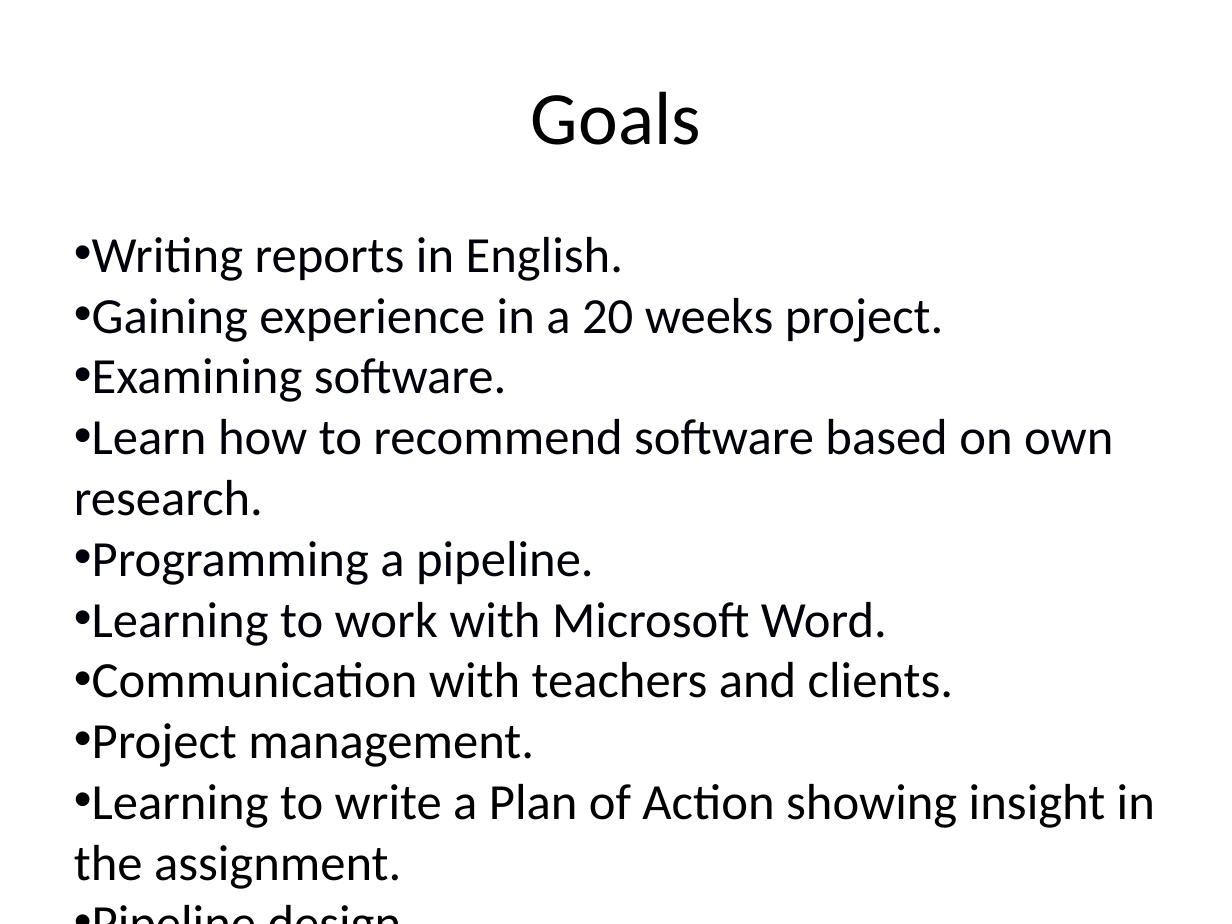
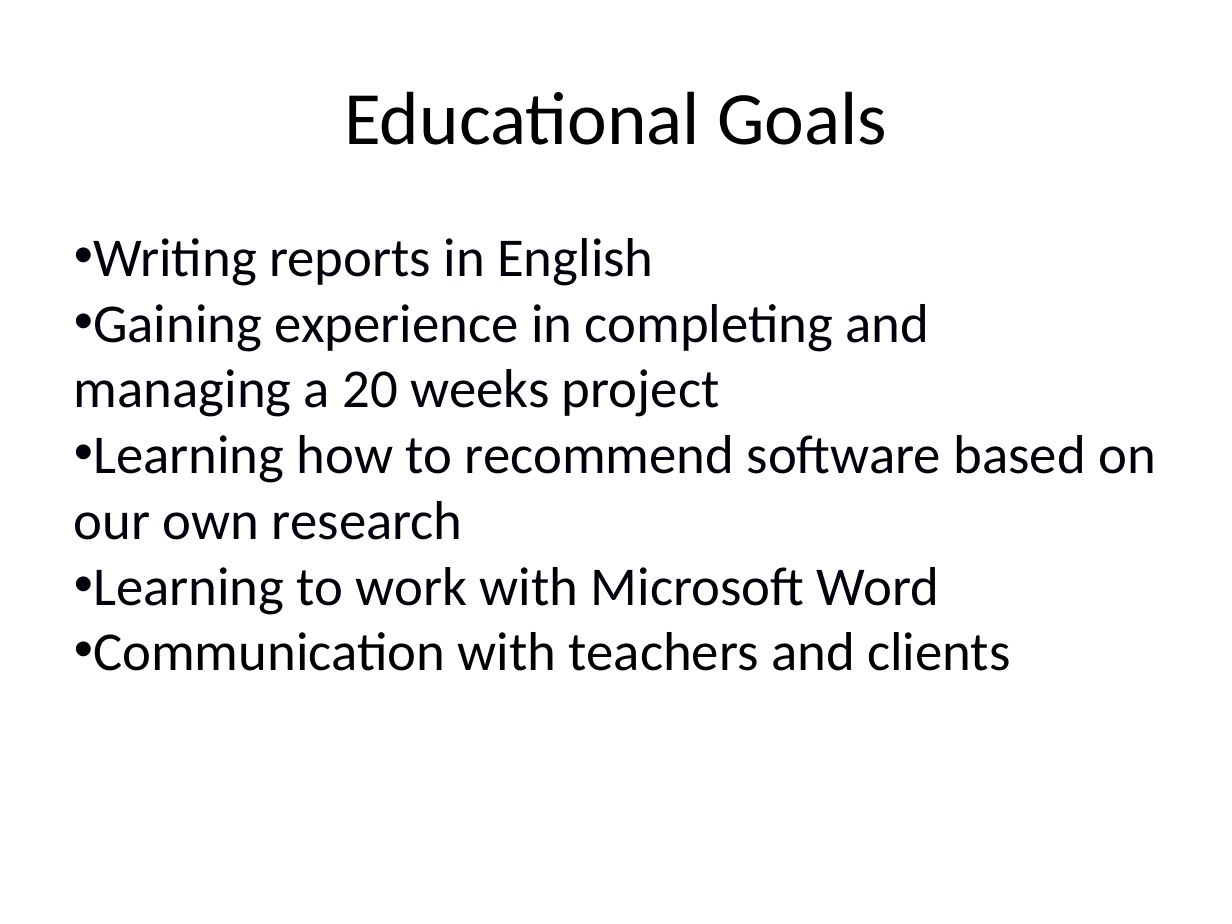
Before and after one commit to naturalis/HTS-barcode-checker, a slide deck: slide 5 of doc/presentationV4.pptx. Drawn at 1232x924 pixels with LibreOffice and Linux fonts; fonts in the diff are those of the drawing. Boxes give left, top, right and bottom in pixels: in the first picture for what was removed or moved away, otherwise in the second. Text is boxed around its words. In the diff, an @@ line names an element or a change of style, - is before the commit and + after.

```diff
--- a/doc/presentationV4.pptx
+++ b/doc/presentationV4.pptx
@@ title at [344,91,887,145]: text changed @@
-Goals
+Educational Goals
@@ text at [74,238,1156,671]: text changed; size 29.6 to 32 pt @@
-• Writing reports in English.
-• Gaining experience in a 20 weeks project.
-• Examining software.
-• Learn how to recommend software based on own research.
-• Programming a pipeline.
-• Learning to work with Microsoft Word.
-• Communication with teachers and clients.
-• Project management.
-• Learning to write a Plan of Action showing insight in the assignment.
-• Pipeline design.
+• Writing reports in English
+• Gaining experience in completing and managing a 20 weeks project
+• Learning how to recommend software based on our own research
+• Learning to work with Microsoft Word
+• Communication with teachers and clients
```
Also in this commit, not shown: 17 other slides changed, 5 slides added, 2 other files.
